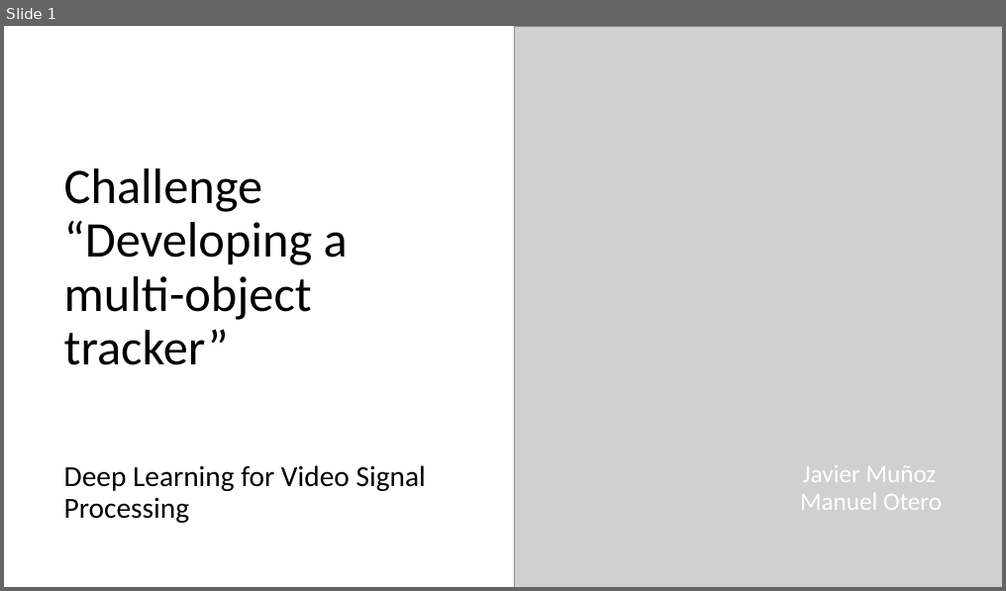
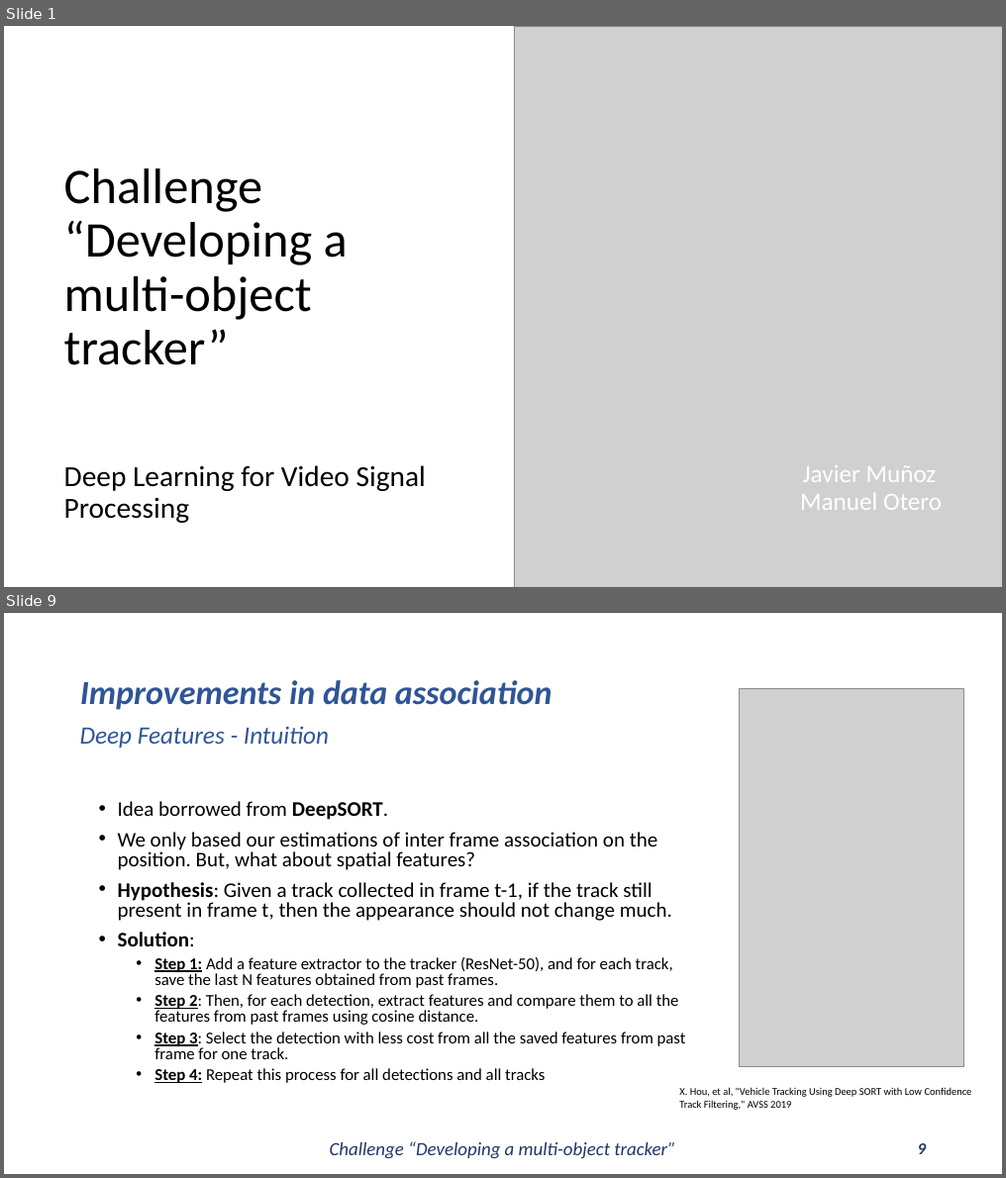
Before and after one commit to Javimh18/DL4VSP, a slide deck: dlvsp_challenge_material/challenge.pptx. Shown one above the other, each under a label of ours: slide 1 before the commit, slides 1 and 9 after it; the slides between them are not shown. The pictures are 1006x591 and 1006x1178 pixels, drawn with LibreOffice and Linux fonts; fonts in the diff are those of the drawing; grey boxes stand for pictures. Boxes give left, top, right and bottom in pixels: in the first picture for what was removed or moved away, otherwise in the second. Text is boxed around its words. In the diff, an @@ line names an element or a change of style, - is before the commit and + after.

```diff
--- a/dlvsp_challenge_material/challenge.pptx
+++ b/dlvsp_challenge_material/challenge.pptx
@@ slide 9 added at [4,613,1002,1174], background #FFFFFF @@
@@ title added at [80,680,552,710], 32.4 pt, text #2F5597, bold, italic @@
+Improvements in data association
@@ picture added at [740,688,963,1066] @@
@@ text added at [80,726,329,748], 24 pt, text #2F5597, italic @@
+Deep Features - Intuition
@@ subtitle added at [118,801,686,1083], 16 pt, text #000000 @@
+• Idea borrowed from DeepSORT.
+• We only based our estimations of inter frame association on the position. But, what about spatial features?
+• Hypothesis: Given a track collected in frame t-1, if the track still present in frame t, then the appearance should not change much.
+• Solution:
+  • Step 1: Add a feature extractor to the tracker (ResNet-50), and for each track, save the last N features obtained from past frames.
+  • Step 2: Then, for each detection, extract features and compare them to all the features from past frames using cosine distance.
+  • Step 3: Select the detection with less cost from all the saved features from past frame for one track.
+  • Step 4: Repeat this process for all detections and all tracks
@@ text added at [679,1087,972,1110], 10 pt, text #000000 @@
+X. Hou, et al, "Vehicle Tracking Using Deep SORT with Low Confidence Track Filtering," AVSS 2019
@@ text added at [330,1142,676,1159], 18 pt, text #203864, italic @@
+Challenge “Developing a multi-object tracker”
@@ page number added at [918,1144,926,1155], 16 pt, text #203864, bold, italic @@
+9
```
Also in this commit, not shown: 11 slides changed, 3 other slides added.
